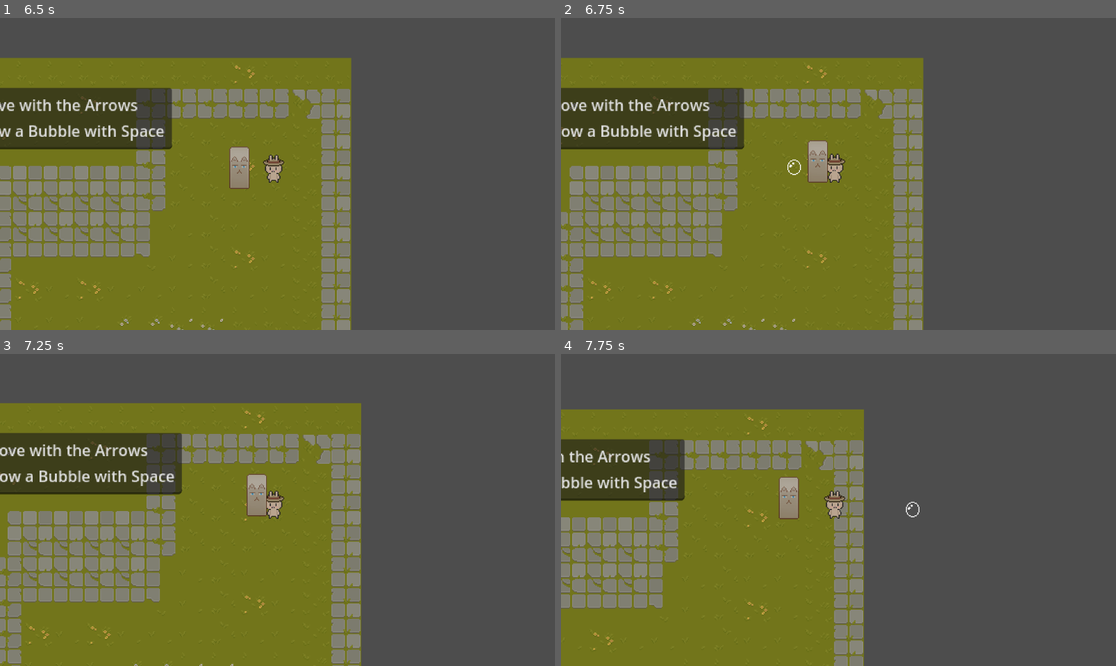
Above: before the commit, frames 1-4 (two rows, left to right).
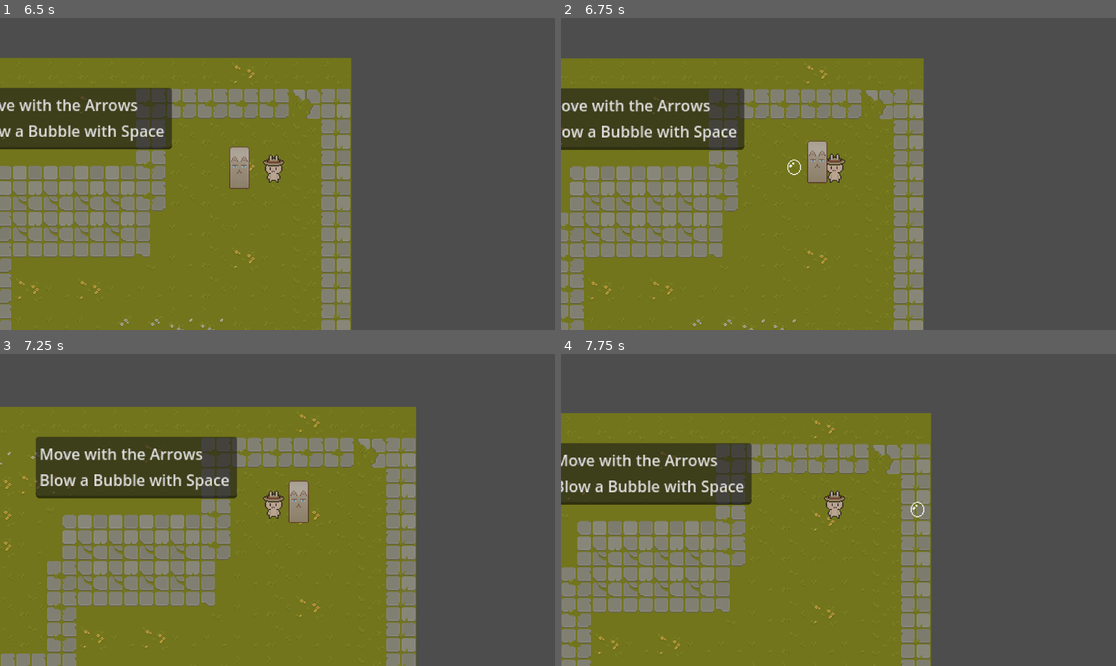
Above: after the commit, the same moments.

Repository: AlexPinekone/bubbleamdh
Game: Godot game, scene res://Levels/level_0.tscn
The game is run twice, just before and just after one commit, with the same random seed, the same clock (stepped at 60 frames per second) and the same inputs.
Inputs:
- Up to frame 1 (6.5 s): hold Right (ui_right) 0.53-2.03 s; tap Space (blow) every 0.75 s from 0.6 to 5.85 s; tap Up (ui_up) at 0.77, 1.52, 3.02, 3.77, 4.52, 6.02 s; hold Left (ui_left) 2.03-2.78 s; hold Right (ui_right) 2.78-4.28 s; hold Left (ui_left) 4.28-5.03 s; hold Right (ui_right) 5.03-5.78 s; hold Left (ui_left) from 5.78 s (still down)
- Up to frame 2 (6.75 s): keep holding Left (ui_left); tap Space (blow) at 6.6 s
- Up to frame 3 (7.25 s): keep holding Left (ui_left); tap Up (ui_up) at 6.77 s
- Up to frame 4 (7.75 s): release Left (ui_left) at 7.28 s; hold Right (ui_right) from 7.28 s (still down); tap Space (blow) at 7.35 s; tap Up (ui_up) at 7.52 s

Frame 1 is identical in both runs. In frame 2, 4.4% of the frame differs, in the area x 0-66%, y 12-100%; in frame 3, 30%, in the area x 0-75%, y 15-100%; in frame 4, 27%.

Commit message:
SIstema de combate
Guaus

Diff:
--- a/Nodos/Jugador/player.gd
+++ b/Nodos/Jugador/player.gd
@@ -1,6 +1,11 @@
 extends CharacterBody2D
 
 var bubble = preload("res://Nodos/bubble.tscn")
+
+var health = 100
+var player_alive = true
+var player_in_enemy = false
+var vulnerable = true
 
 const SPEED = 140
 var bubble_speed = 6
@@ -21,6 +26,10 @@
 	set_animation("walk")
 	if velocity == Vector2.ZERO:
 		sprite.stop()
+
+	enemy_attack();
+	if health <= 0:
+		player_alive = false
 
 func set_animation(animation):
 	var direction = "Side" if sprite_direction in ["Left", "Right"] else sprite_direction
@@ -73,3 +82,27 @@
 				if sprite_direction == "Up":
 					bubble_ins.speedY = -bubble_speed * ((velocity.y / velocidadActualY) if velocity.x != 0 || velocity.y !=0 else 1)
 					get_parent().add_child(bubble_ins)
+
+
+
+
+func _on_player_hitbox_body_entered(body: Node2D) -> void:
+	if body.has_method("enemy"):
+		player_in_enemy = true
+
+func _on_player_hitbox_body_exited(body: Node2D) -> void:
+	if body.has_method("enemy"):
+		player_in_enemy = false
+
+func enemy_attack():
+	if vulnerable and player_in_enemy:
+		health -= 20
+		print(health)
+		vulnerable = false
+		$iframes.start()
+
+func player():
+	pass
+
+func _on_iframes_timeout() -> void:
+	vulnerable = true
--- a/Nodos/Jugador/player.tscn
+++ b/Nodos/Jugador/player.tscn
@@ -234,7 +234,11 @@
 [sub_resource type="CircleShape2D" id="CircleShape2D_x68w6"]
 radius = 8.06226
 
+[sub_resource type="CircleShape2D" id="CircleShape2D_2yj5f"]
+radius = 11.0454
+
 [node name="Player" type="CharacterBody2D"]
+position = Vector2(0, -4)
 collision_layer = 3
 collision_mask = 3
 motion_mode = 1
@@ -248,3 +252,15 @@
 [node name="CollisionShape2D" type="CollisionShape2D" parent="."]
 position = Vector2(0, 4)
 shape = SubResource("CircleShape2D_x68w6")
+
+[node name="player_hitbox" type="Area2D" parent="."]
+
+[node name="CollisionShape2D" type="CollisionShape2D" parent="player_hitbox"]
+position = Vector2(0, 3)
+shape = SubResource("CircleShape2D_2yj5f")
+
+[node name="iframes" type="Timer" parent="."]
+
+[connection signal="body_entered" from="player_hitbox" to="." method="_on_player_hitbox_body_entered"]
+[connection signal="body_exited" from="player_hitbox" to="." method="_on_player_hitbox_body_exited"]
+[connection signal="timeout" from="iframes" to="." method="_on_iframes_timeout"]
--- a/Nodos/Personajes/enemy.gd
+++ b/Nodos/Personajes/enemy.gd
@@ -3,6 +3,9 @@
 var SPEED = 70
 var player_chase = false
 var player: CharacterBody2D = null
+
+var health = 60
+var enemy_in_attack = false
 
 
 func _physics_process(delta: float) -> void:
@@ -10,11 +13,37 @@
 		position += (player.position - position).normalized() * SPEED * delta
 		move_and_collide(Vector2(0,0))
 
+		if (player.position.x - position.x) < 0:
+			$AnimatedSprite2D.flip_h = true
+		else:
+			$AnimatedSprite2D.flip_h = false
+
+
 func _on_detection_area_body_entered(body: Node2D) -> void:
-	player = body
-	player_chase = true
+	if body.has_method("player"):
+		player = body
+		player_chase = true
 
 
 func _on_detection_area_body_exited(body: Node2D) -> void:
-	player = null
-	player_chase = false
+	if body.has_method("player"):
+		player = null
+		player_chase = false
+
+func enemy():
+	pass
+
+
+func _on_enemy_hitbox_body_entered(body: Node2D) -> void:
+	if body.has_method("bubble"):
+		deal_damage()
+
+
+func _on_enemy_hitbox_body_exited(body: Node2D) -> void:
+	pass
+
+func deal_damage():
+	health -= 20
+	print("slime = ", health)
+	if health <= 0:
+		self.queue_free()
--- a/Nodos/Personajes/enemy.tscn
+++ b/Nodos/Personajes/enemy.tscn
@@ -39,6 +39,9 @@
 radius = 583.001
 
 [sub_resource type="RectangleShape2D" id="RectangleShape2D_06ays"]
+size = Vector2(19, 13)
+
+[sub_resource type="RectangleShape2D" id="RectangleShape2D_w6pm8"]
 size = Vector2(19, 42)
 
 [node name="Enemy" type="CharacterBody2D"]
@@ -57,10 +60,20 @@
 shape = SubResource("CircleShape2D_b8xmp")
 
 [node name="CollisionShape2D" type="CollisionShape2D" parent="."]
+position = Vector2(0.5, 3.5)
+shape = SubResource("RectangleShape2D_06ays")
+
+[node name="enemy_hitbox" type="Area2D" parent="."]
+collision_layer = 6
+collision_mask = 6
+
+[node name="CollisionShape2D" type="CollisionShape2D" parent="enemy_hitbox"]
 position = Vector2(0.5, -11)
-shape = SubResource("RectangleShape2D_06ays")
+shape = SubResource("RectangleShape2D_w6pm8")
 
 [connection signal="body_entered" from="detection_Area" to="." method="_on_detection_area_body_entered"]
 [connection signal="body_entered" from="detection_Area" to="CollisionShape2D" method="_on_detection_area_body_entered"]
 [connection signal="body_exited" from="detection_Area" to="." method="_on_detection_area_body_exited"]
 [connection signal="body_exited" from="detection_Area" to="CollisionShape2D" method="_on_detection_area_body_exited"]
+[connection signal="body_entered" from="enemy_hitbox" to="." method="_on_enemy_hitbox_body_entered"]
+[connection signal="body_exited" from="enemy_hitbox" to="." method="_on_enemy_hitbox_body_exited"]
--- a/Nodos/bubble.tscn
+++ b/Nodos/bubble.tscn
@@ -3,7 +3,7 @@
 [ext_resource type="Texture2D" uid="uid://kjirw5nwhh2f" path="res://Recursos/SpritesLagarto/Bubble.png" id="1_06ds6"]
 
 [sub_resource type="GDScript" id="GDScript_nugig"]
-script/source = "extends Area2D
+script/source = "extends RigidBody2D
 
 var speedX: float = 0
 var speedY: float = 0
@@ -14,12 +14,9 @@
 	timer.wait_time = time_on_air
 
 func _physics_process(delta):
-	#if position.x == 0:
-	position.y += speedY
-	#else:
-	position.x += speedX
 
-
+	global_position.y += speedY
+	global_position.x += speedX
 
 #func _on_body_entered(body: Node2D) -> void:
 #	get_parent().call(\"check_win\")
@@ -29,14 +26,19 @@
 
 func _on_timer_timeout() -> void:
 	queue_free()
+
+func bubble():
+	pass
 "
 
 [sub_resource type="CircleShape2D" id="CircleShape2D_7eyrr"]
 radius = 8.0
 
-[node name="bubble" type="Area2D"]
-collision_layer = 0
-collision_mask = 2
+[node name="bubble" type="RigidBody2D"]
+collision_layer = 4
+collision_mask = 4
+mass = 0.001
+gravity_scale = 0.0
 script = SubResource("GDScript_nugig")
 
 [node name="Sprite2D" type="Sprite2D" parent="."]
--- /dev/null
+++ b/Scripts/global.gd
@@ -0,0 +1,3 @@
+extends Node
+
+var player_current_attack = false
--- a/project.godot
+++ b/project.godot
@@ -14,6 +14,10 @@
 run/main_scene="res://Levels/level_0.tscn"
 config/features=PackedStringArray("4.3", "Forward Plus")
 config/icon="res://icon.svg"
+
+[autoload]
+
+Global="*res://Scripts/global.gd"
 
 [input]
 
Not shown: 1 places in Nodos/Jugador/player.tscn that only renumber resources
Not shown: 1 places in Nodos/Personajes/enemy.tscn that only renumber resources
